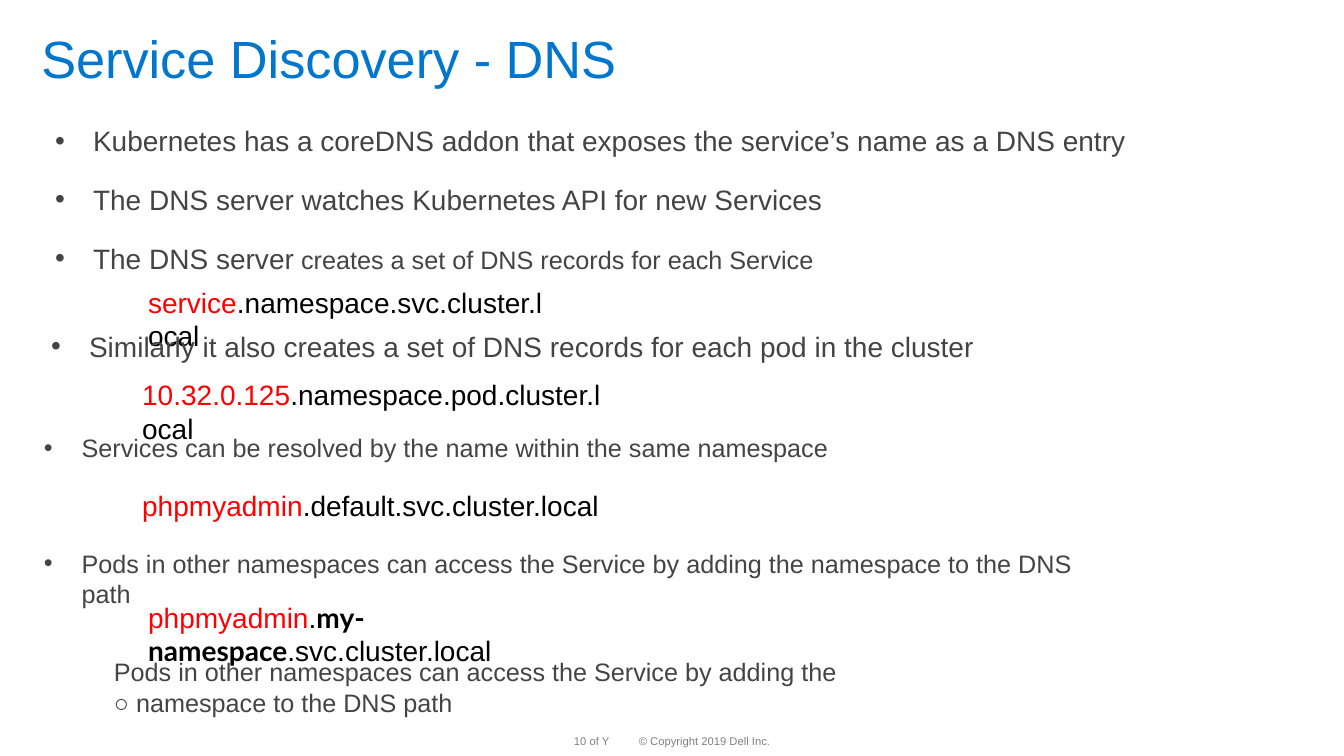
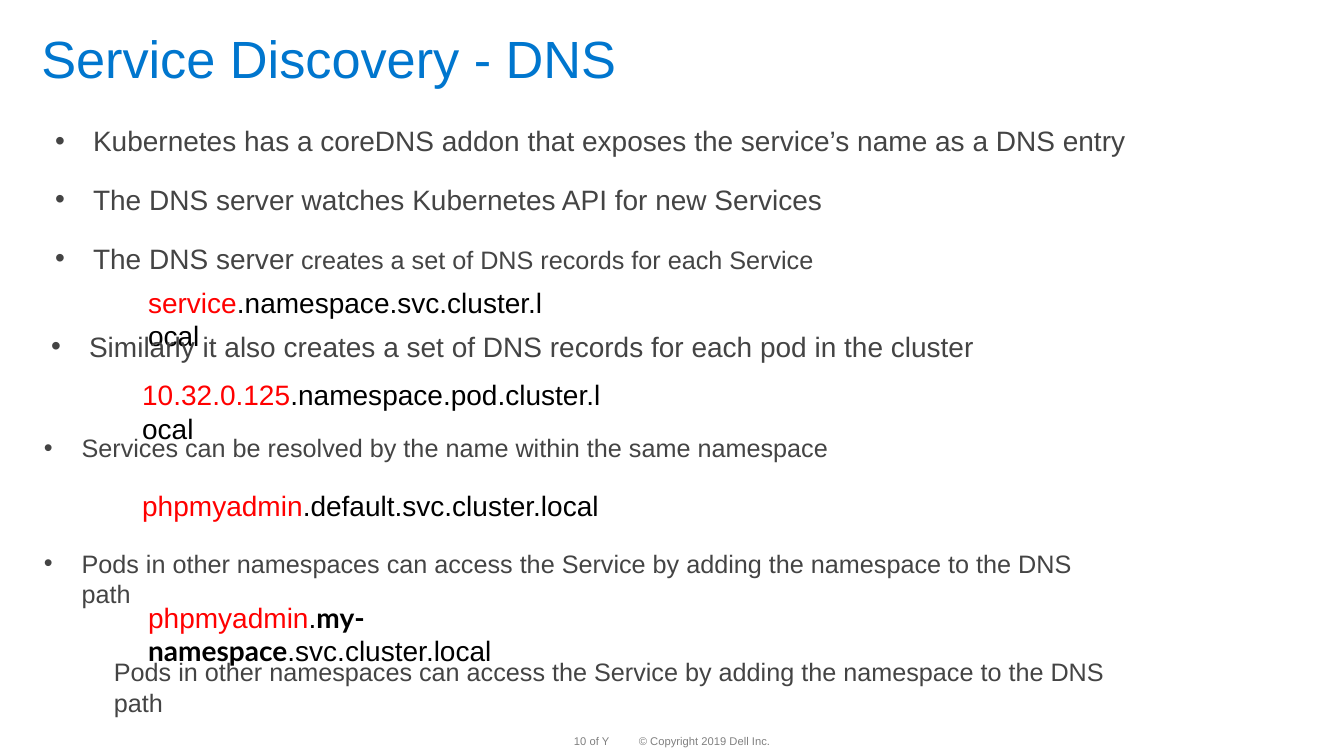
Before and after one commit to dteskubernetesworkshop/spring-boot-k8s-workshop, a slide deck: slide 10 of slides/k8 workshop deck-Day-3 -v 1.0.pptx. Drawn at 1344x756 pixels with LibreOffice and Linux fonts; fonts in the diff are those of the drawing; background and template pictures are left out. Boxes give left, top, right and bottom in pixels: in the first picture for what was removed or moved away, otherwise in the second. Text is boxed around its words. In the diff, an @@ line names an element or a change of style, - is before the commit and + after.

```diff
--- a/slides/k8 workshop deck-Day-3 -v 1.0.pptx
+++ b/slides/k8 workshop deck-Day-3 -v 1.0.pptx
@@ text at (114,661,1104,687): text changed @@
-Pods in other namespaces can access the Service by adding the
-○ namespace to the DNS path
+Pods in other namespaces can access the Service by adding the namespace to the DNS path
```
Also in this commit, not shown: 10 other files.
